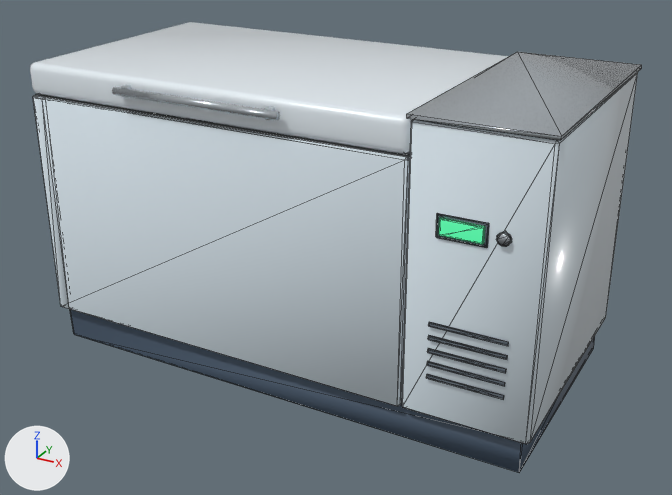
A saved change to the glTF model public/models/freezer.glb.
Both versions are drawn from a 50 mm camera at (1.235, -2.205, 1.427) aimed at (0.042, -0.035, 0.342). Every picture has the same lights, and +X, +Y and +Z are marked at lower left. The picture after the commit comes second. Mesh edges are drawn as thin lines on the coarser meshes. Where no turn or scale is listed for an object, it has been applied to the vertices. Vertices at exactly the same position are counted once.

Objects in the first picture: 'FreezerBody', 'FreezerLid'.
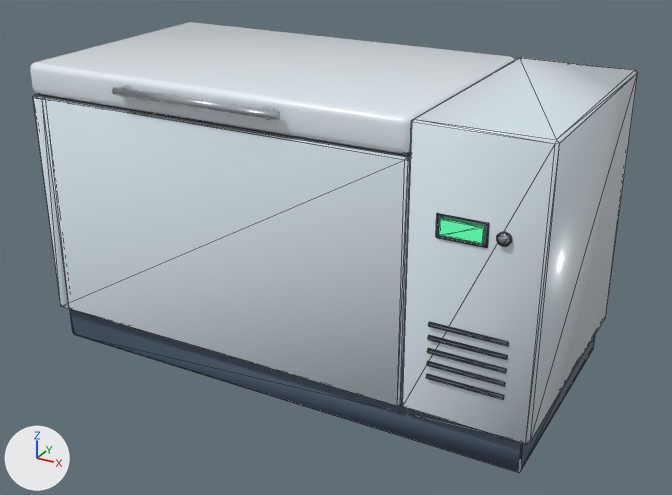
Location of each change, (x1, y1, x2, y2) in pixels of the pictures (672 x 495 px; the box of a moved part takes in the faces that stretch with it):
'FreezerBody', reshaped
    before: (33, 52, 642, 473)
    after: (33, 57, 638, 473)
part 1 of me_freezerbody, deleted
    before: (407, 52, 642, 140)
part 2 of me_freezerbody, moved or reshaped
    before: (70, 121, 595, 473)
    after: (70, 57, 615, 472)

The edits, one by one:
me_freezerbody is used by ob_freezerbody; location (0.0, 0.0, 0.0).
me_freezerbody had 461 vertices, 567 faces and spanned x -0.75..0.75, y -0.38..0.37, z 0.0..0.87.
me_freezerbody now has 457 vertices, 568 faces and spans x -0.75..0.75, y -0.38..0.37, z 0.0..0.86.
me_freezerbody part 1: the loose piece of 14 vertices spanning x 0.41..0.75, y -0.37..0.37, z 0.86..0.87 is deleted.
Part 2, on me_freezerbody:
1 vertex is removed from x -0.7, y 0.37, z 0.76.
38 faces are deleted.
3 vertices move within x 0.42..0.65, y -0.37..0.36, z 0.64..0.86.
11 vertices are added at x -0.73..0.73, y -0.37..0.37, z 0.0..0.86.
20 new faces join them, mat_fzplinth (dark blue #46576a).
13 new faces join them, mat_fzenamel (white #dce9f1).
18 new faces join them, mat_fzsteel (light grey #cdd5db).
